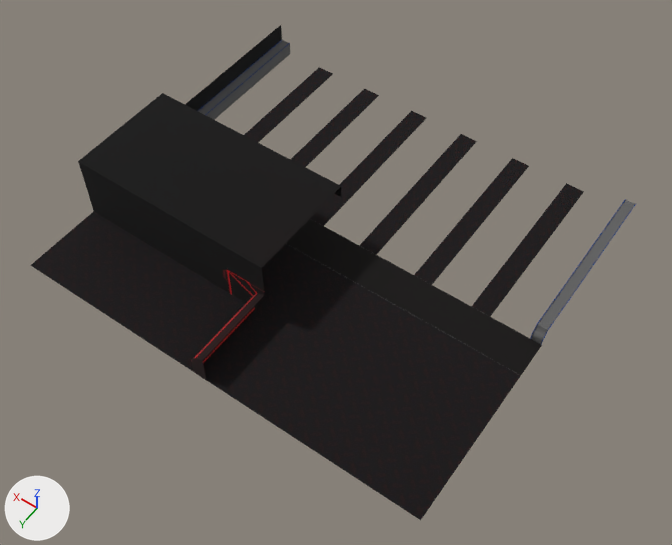
The glTF model Bowling_Stuff/Room.gltf as it was, and as the next commit left it.
Before and after are seen from a 50 mm camera at (-42.5, 72.6, 87.5) aimed at (-2.6, 16.7, -0.4). Lighting does not change. The marker at lower left points along +X, +Y and +Z. Where no turn or scale is listed for an object, it has been applied to the vertices. Vertices at the same position are counted once.

In view in the first picture: 'BowlingRoomHump.001', 'BowlingRoomWalls', 'CarpetFloor', 'CarpettingSet', 'CarpettingSet.001', 'CarpettingSet.002', 'CarpettingSet.003', 'CarpettingSet.004', 'CarpettingSet.005', 'Cube.003', 'WoodFloor'.
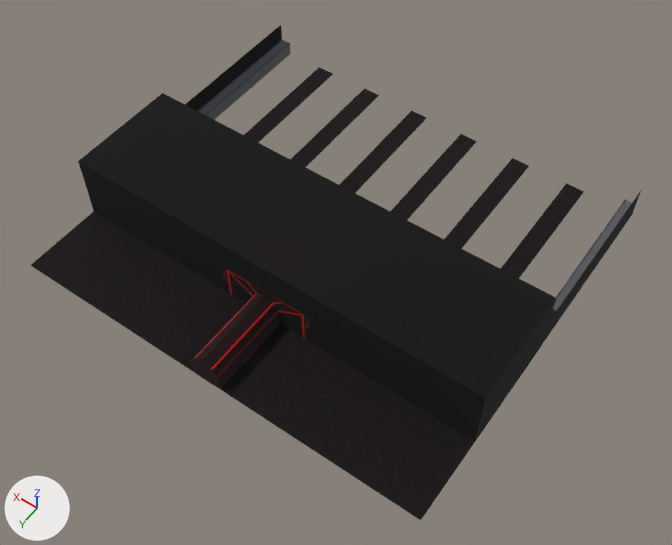
Location of each change, (x1, y1, x2, y2) in pixels of the pictures (672 x 545 px):
'BowlingRoomWalls', reshaped (114% wider, 17% taller): before (78, 25, 341, 381); after (78, 25, 642, 441)
'Cube.003', reshaped (56% wider, 21% taller): before (195, 270, 265, 363); after (195, 270, 305, 383)
part 1 of me_cube_026, added (black): after (202, 186, 642, 441)
part 2 of me_cube_019, built on: after (211, 301, 305, 383)
'WoodFloor', unchanged, covered by the edit: before (286, 219, 542, 375); after (521, 345, 542, 375)

What changed in the scene script:
```text
Change me_cube_026:
    used by ob_bowlingroomwalls; location = (0.0, 0.0, 0.0)
    remove me_cube_026.from_pydata(...)  # 26 vertices, 35 faces; spans x 0.0..27.5, y -12.0..37.4, z 0.0..9.0
    add me_cube_026.from_pydata(...)  # 45 vertices, 70 faces; spans x -27.5..27.5, y -12.0..37.4, z 0.0..9.0
    me_cube_026 part 1
    19 vertices are added at x -27.5..-1.2, y -12.0..37.4, z 0.0..9.0
    35 new faces join them
Change me_cube_019:
    used by ob_cube_003; location = (0.0, 32.1, 0.0)
    remove me_cube_019.from_pydata(...)  # 83 vertices, 148 faces; spans x 0.0..5.43, y -5.4..5.3, z 0.0..4.73
    add me_cube_019.from_pydata(...)  # 162 vertices, 294 faces; spans x -5.43..5.43, y -5.4..5.3, z 0.0..4.73
    me_cube_019 part 2
    2 faces are deleted
    53 vertices are added at x -5.43..-1.08, y -5.4..-5.3, z 0.0..4.73
    16 new vertices lie (0.0, 10.6, 0.0) away from vertices in x -1.85..-1.08, y -5.3, z 0.05..3.54
    10 new vertices lie (0.0, -0.05, 0.0) away from vertices in x -1.85..-1.08, y -5.3, z 2.39..3.54
    148 new faces join them
```
